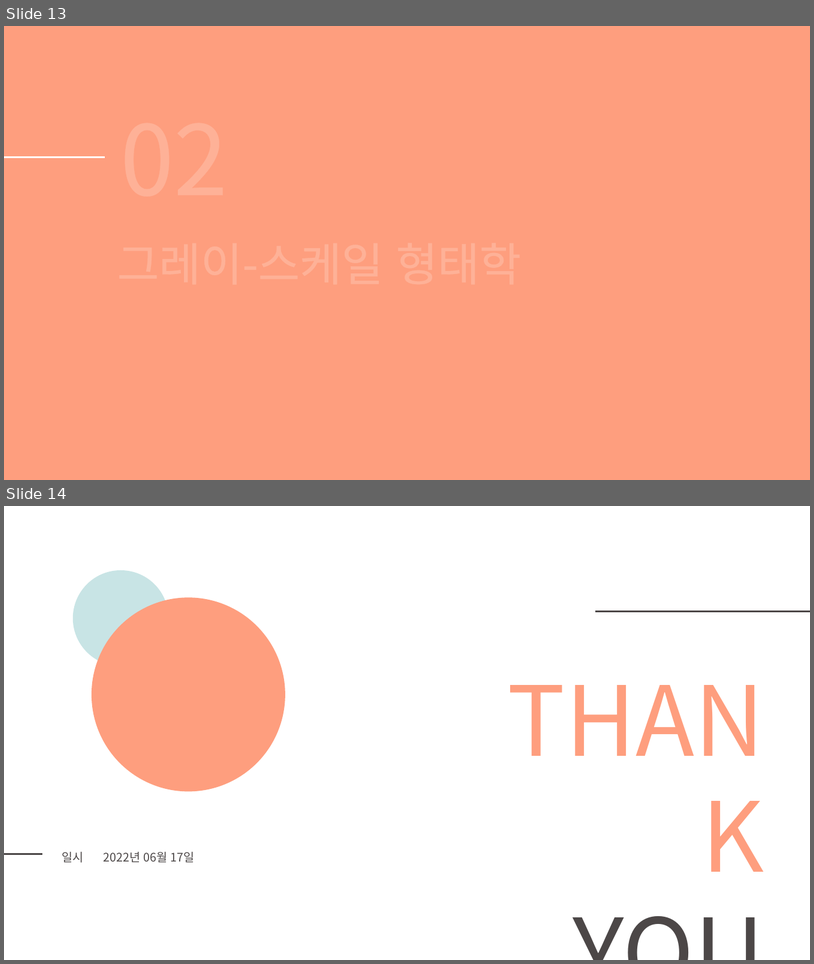
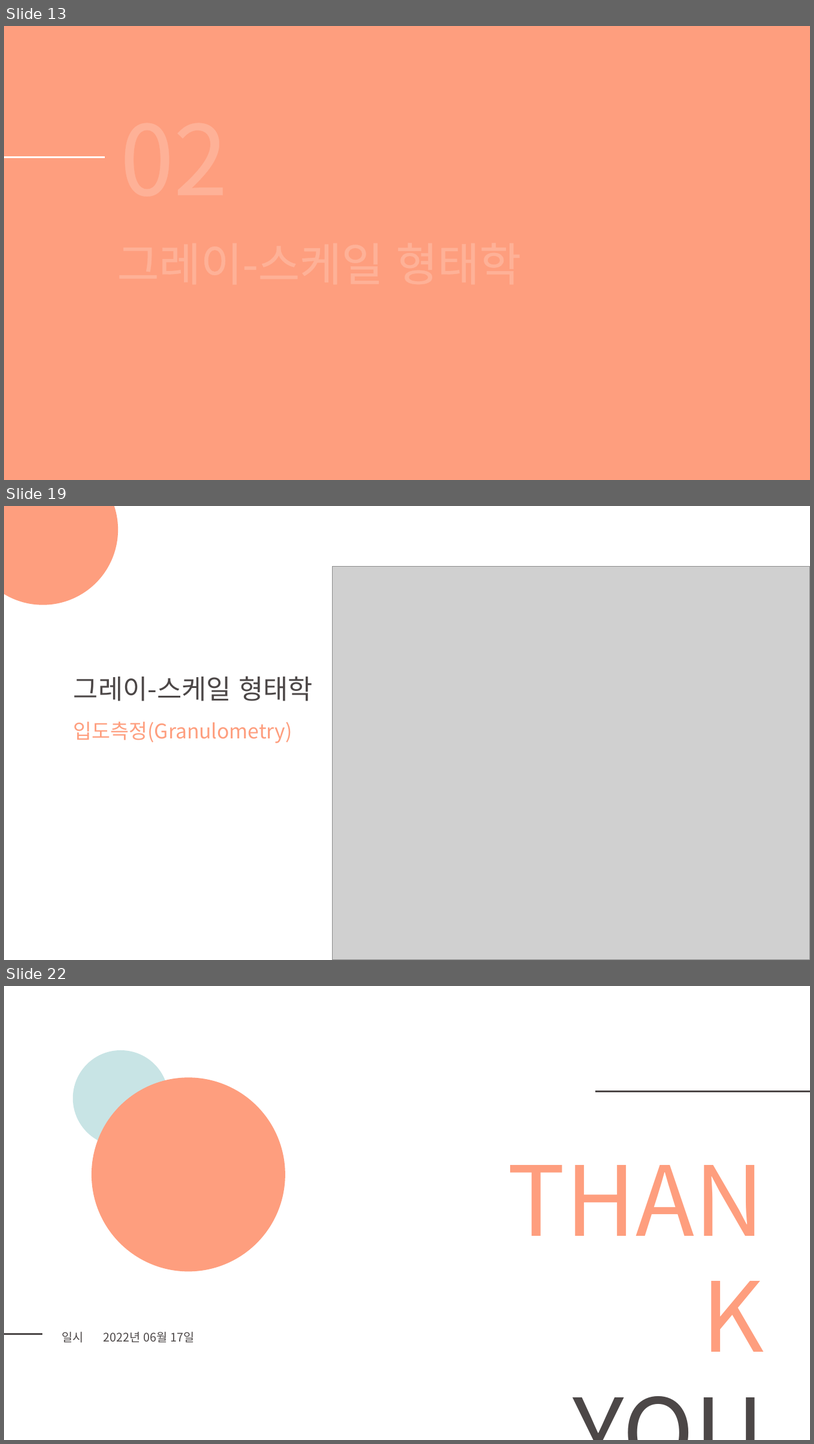
Before and after one commit to DaeSeokSong/summarize-study, a slide deck: 디지털 영상처리 제3판/PPT/14주차 세미나_디지털 영상처리.pptx. Shown one above the other, each under a label of ours: slides 13 and 14 before the commit, slides 13, 19 and 22 after it; the slides between them are not shown. The pictures are 814x964 and 814x1444 pixels, drawn with LibreOffice and Linux fonts; fonts in the diff are those of the drawing; grey boxes stand for pictures. Boxes give left, top, right and bottom in pixels: in the first picture for what was removed or moved away, otherwise in the second. Text is boxed around its words. In the diff, an @@ line names an element or a change of style, - is before the commit and + after.

```diff
--- a/디지털 영상처리 제3판/PPT/14주차 세미나_디지털 영상처리.pptx
+++ b/디지털 영상처리 제3판/PPT/14주차 세미나_디지털 영상처리.pptx
@@ slide 19 added at (x1=4, y1=506, x2=810, y2=960), background #FFFFFF @@
@@ ellipse added at (x1=4, y1=506, x2=119, y2=605), fill #FE9E7E @@
@@ picture added at (x1=332, y1=567, x2=810, y2=960) @@
@@ text added at (x1=74, y1=676, x2=313, y2=701), 32 pt, text #4C4747 @@
+그레이-스케일 형태학
@@ text added at (x1=74, y1=721, x2=293, y2=743), 24 pt, text #FE9E7E @@
+입도측정(Granulometry)
@@ picture added at (x1=332, y1=708, x2=810, y2=960) @@
@@ ellipse added at (x1=717, y1=853, x2=810, y2=960), fill #C8E4E5 at 60% opacity @@
@@ what was slide 14 is now slide 22 @@
```
Also in this commit, not shown: 1 slide changed, 7 other slides added.
